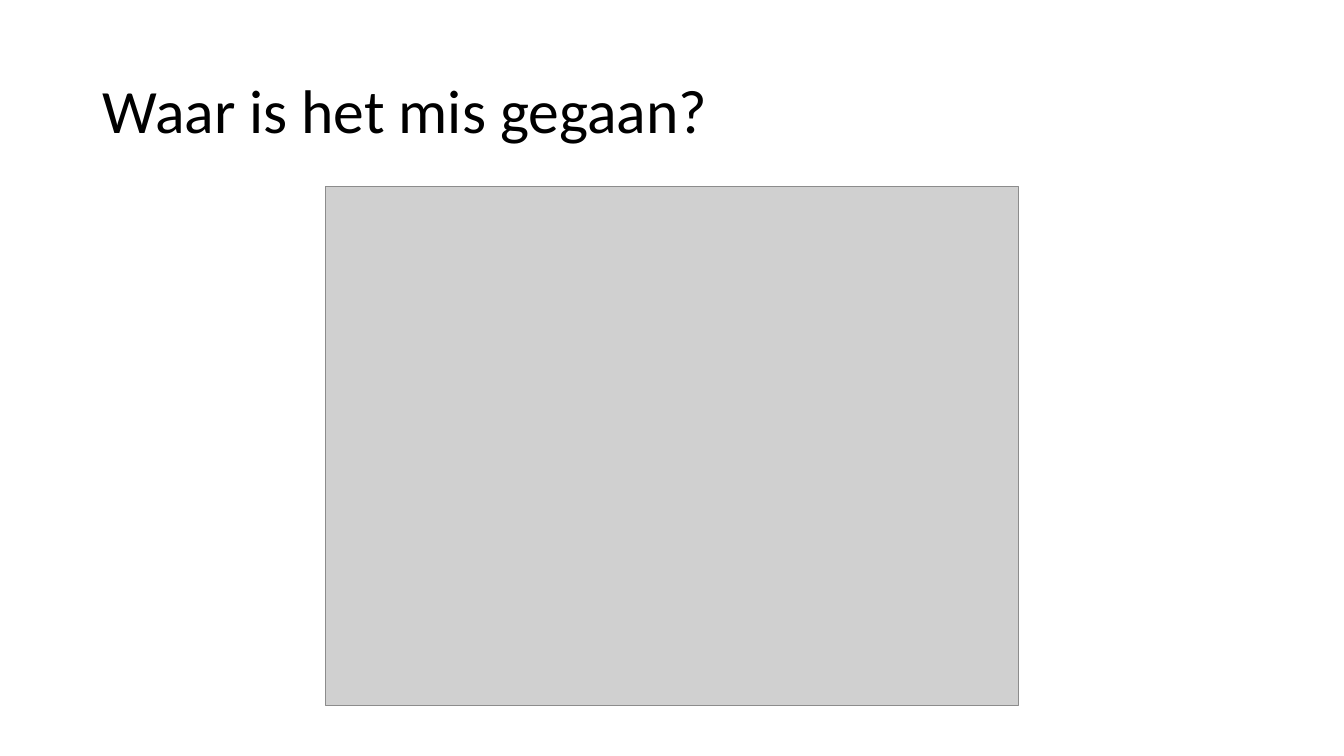
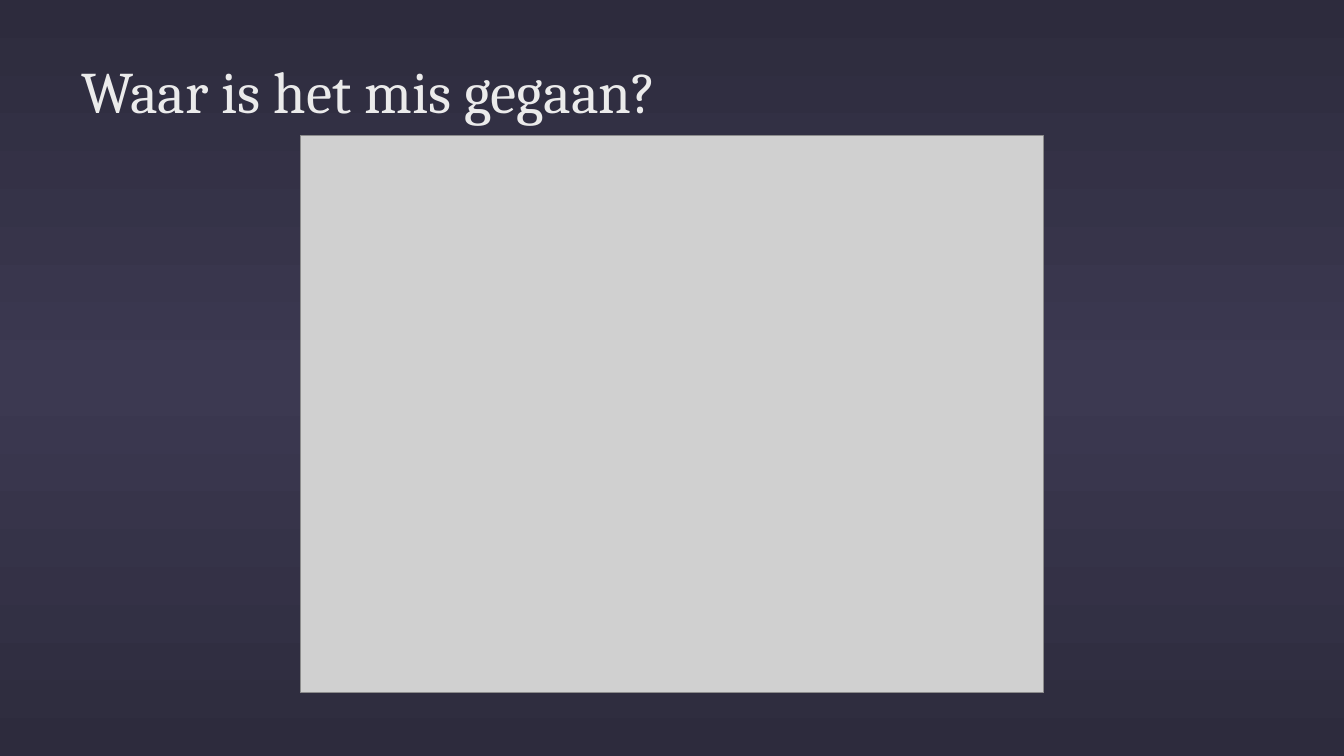
Before and after one commit to marc0tjevp/Hawaii-Alarm-System, a slide deck: slide 3 of doc/Presentatie.odp. Drawn at 1344x756 pixels with LibreOffice and Linux fonts; fonts in the diff are those of the drawing; grey boxes stand for pictures. Boxes give left, top, right and bottom in pixels: in the first picture for what was removed or moved away, otherwise in the second. Text is boxed around its words. In the diff, an @@ line names an element or a change of style, - is before the commit and + after.

```diff
--- a/doc/Presentatie.odp
+++ b/doc/Presentatie.odp
@@ background #FFFFFF to gradient #2D2B3D to #3C3951 @@
@@ title "Waar is het mis gegaan?": place and size @@
-title "Waar is het mis gegaan?" at [102, 90, 707, 144]
+title "Waar is het mis gegaan?" at [81, 72, 657, 126]
@@ title "Waar is het mis gegaan?" at [81, 72, 657, 126]: size 44 to 42 pt, font Calibri to Cambria, text colour #000000 to #EBEBEB; line spacing 0.9 to 1; vertical alignment middle to top @@
@@ picture: place and size @@
-picture at [326, 187, 1019, 706]
+picture at [300, 136, 1045, 693]
```
Also in this commit, not shown: 5 other slides changed.
